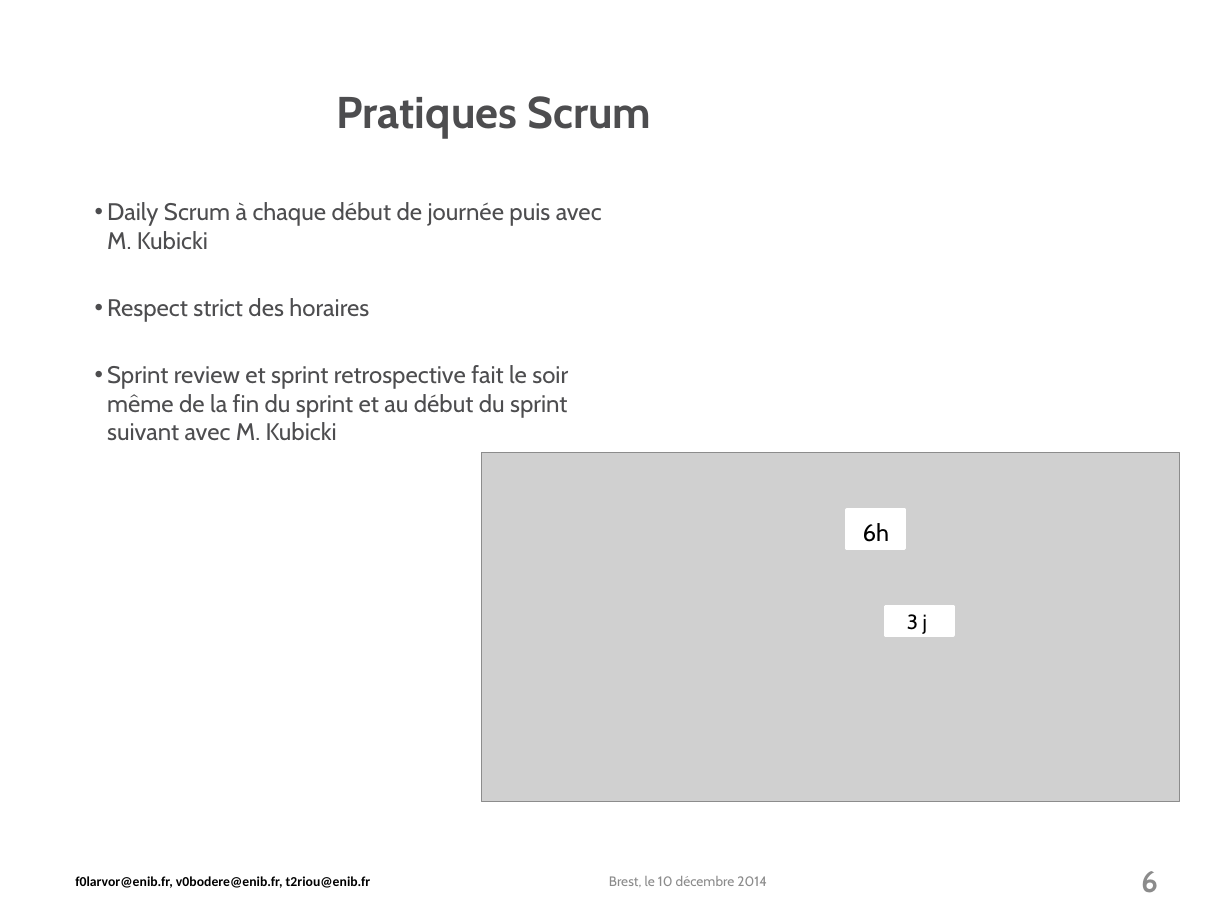
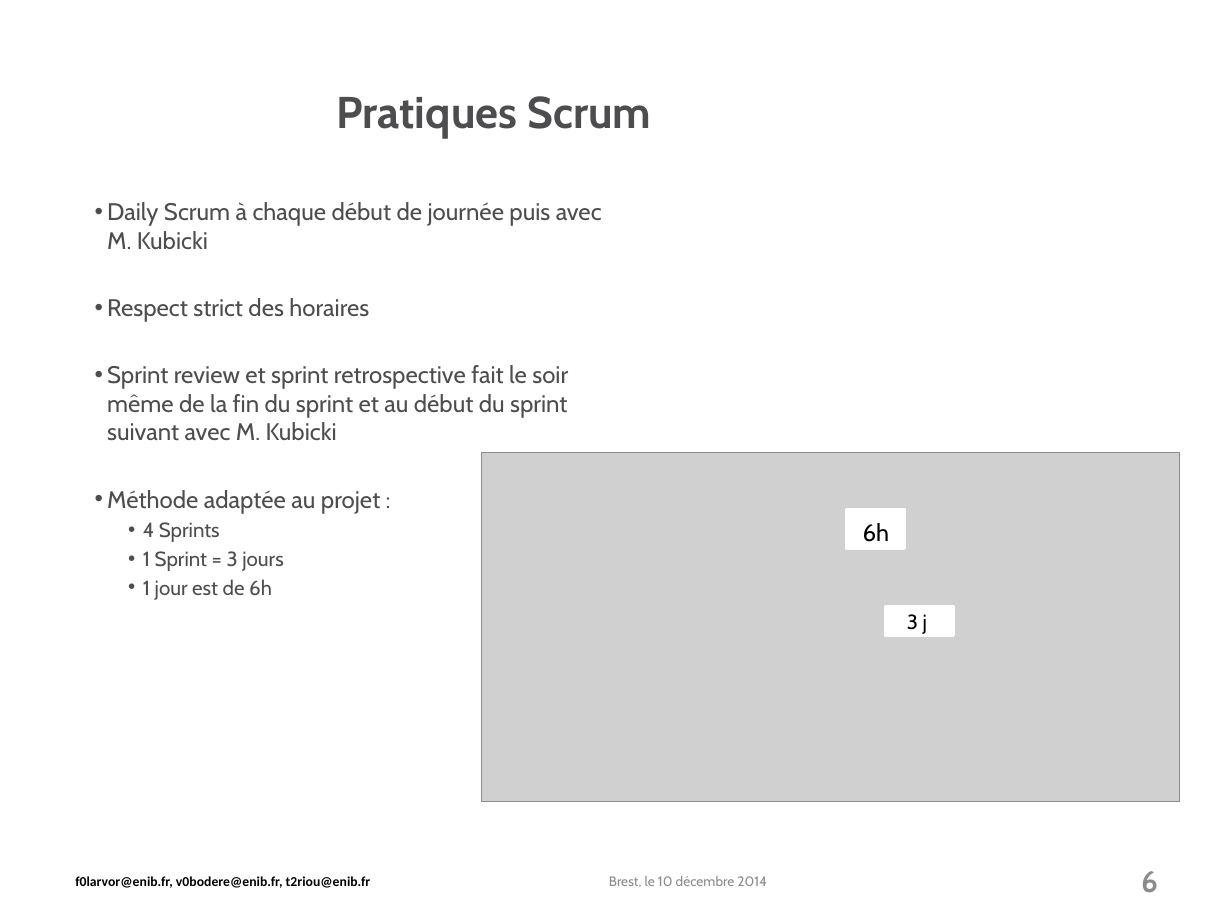
Before and after one commit to PixelSenseEnib/PixelSense, a slide deck: slide 6 of Soutenance/modele-ENIB-2010.pptx. Drawn at 1232x924 pixels with LibreOffice and Linux fonts; fonts in the diff are those of the drawing; grey boxes stand for pictures; background and template pictures are left out. Boxes give left, top, right and bottom in pixels: in the first picture for what was removed or moved away, otherwise in the second. Text is boxed around its words. In the diff, an @@ line names an element or a change of style, - is before the commit and + after.

```diff
--- a/Soutenance/modele-ENIB-2010.pptx
+++ b/Soutenance/modele-ENIB-2010.pptx
@@ text at <box>107,490,380,600</box>: paragraphs added @@
+• Méthode adaptée au projet :
+  • 4 Sprints
+  • 1 Sprint = 3 jours
+  • 1 jour est de 6h
```
Also in this commit, not shown: 3 other slides changed.
